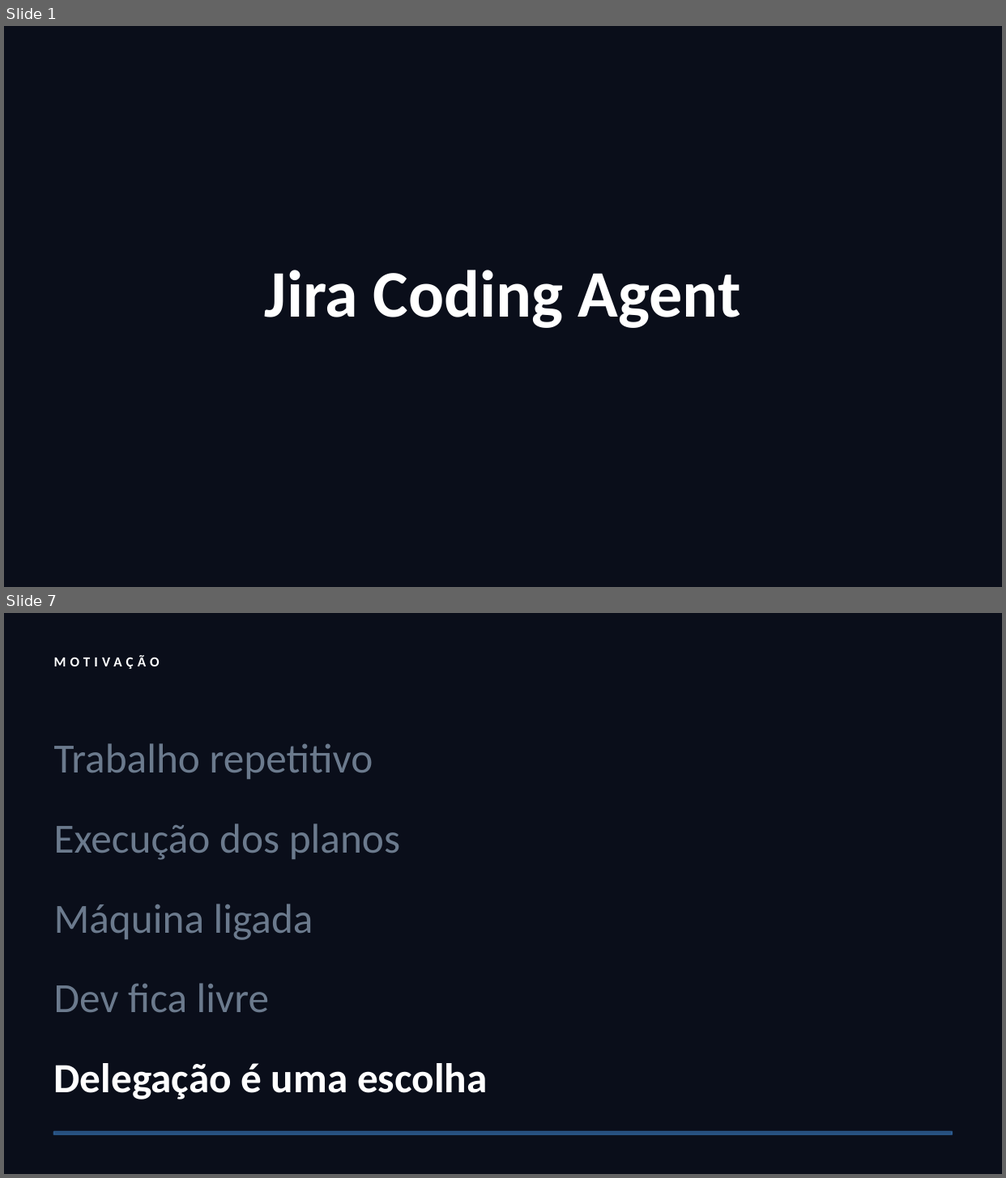
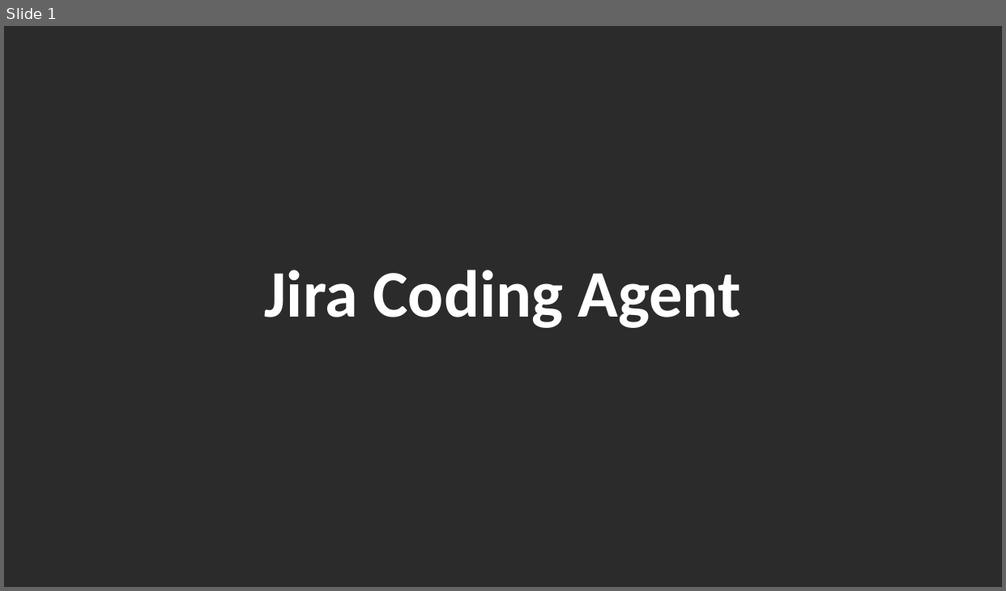
Before and after one commit to smsilva/wasp-agent, a slide deck: docs/presentations/2026-06-15-jira-coding-agent.pptx. Shown one above the other, each under a label of ours: slides 1 and 7 before the commit, slide 1 after it; the slides between them are not shown. The pictures are 1006x1178 and 1006x591 pixels, drawn with LibreOffice and Linux fonts; fonts in the diff are those of the drawing; background and template pictures are left out; a plain dark background stands for a picture behind light text. Boxes give left, top, right and bottom in pixels: in the first picture for what was removed or moved away, otherwise in the second. Text is boxed around its words. In the diff, an @@ line names an element or a change of style, - is before the commit and + after.

```diff
--- a/docs/presentations/2026-06-15-jira-coding-agent.pptx
+++ b/docs/presentations/2026-06-15-jira-coding-agent.pptx
@@ slide 7 removed at (4, 613, 1002, 1174), background #0A0E1A @@
@@ text removed at (54, 655, 160, 669) @@
-MOTIVAÇÃO
@@ text removed at (54, 743, 373, 779) @@
-Trabalho repetitivo
@@ text removed at (54, 824, 400, 860) @@
-Execução dos planos
@@ text removed at (54, 904, 313, 940) @@
-Máquina ligada
@@ text removed at (54, 983, 269, 1012) @@
-Dev fica livre
@@ text removed at (54, 1063, 487, 1100) @@
-Delegação é uma escolha
@@ rectangle removed at (54, 1132, 952, 1135) @@
@@ slide 1 changed as well @@
@@ background #0A0E1A to picture (left out) @@
```
Also in this commit, not shown: 17 other slides changed, 11 slides added, 10 other slides removed, 2 other files.
